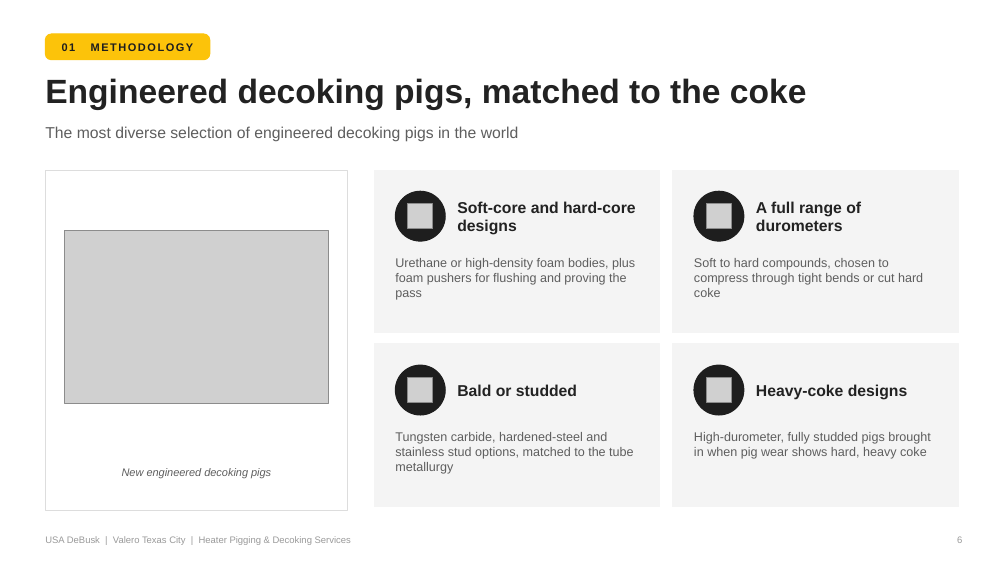
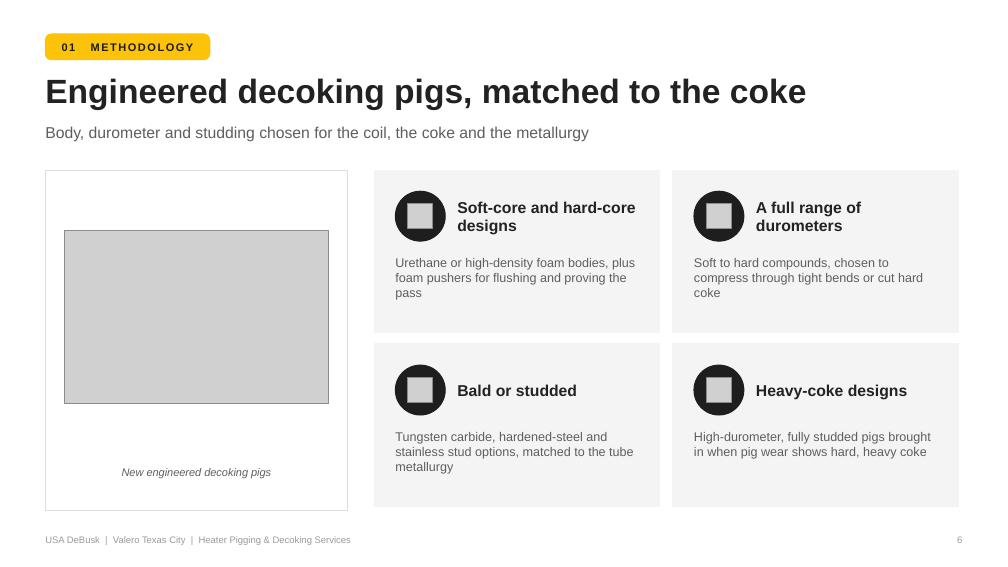
Before and after one commit to TheSkinz/obsidian-work, a slide deck: slide 6 of 02-facilities/Valero/Texas-City-TX/pigging-capabilities-presentation/Valero_TXC_Pigging_Capabilities.pptx. Drawn at 1008x567 pixels with LibreOffice and Linux fonts; fonts in the diff are those of the drawing; grey boxes stand for pictures. Boxes give left, top, right and bottom in pixels: in the first picture for what was removed or moved away, otherwise in the second. Text is boxed around its words. In the diff, an @@ line names an element or a change of style, - is before the commit and + after.

```diff
--- a/02-facilities/Valero/Texas-City-TX/pigging-capabilities-presentation/Valero_TXC_Pigging_Capabilities.pptx
+++ b/02-facilities/Valero/Texas-City-TX/pigging-capabilities-presentation/Valero_TXC_Pigging_Capabilities.pptx
@@ text at [45, 126, 589, 142]: text changed @@
-The most diverse selection of engineered decoking pigs in the world
+Body, durometer and studding chosen for the coil, the coke and the metallurgy
```
Also in this commit, not shown: 9 other slides changed, 2 other files.
